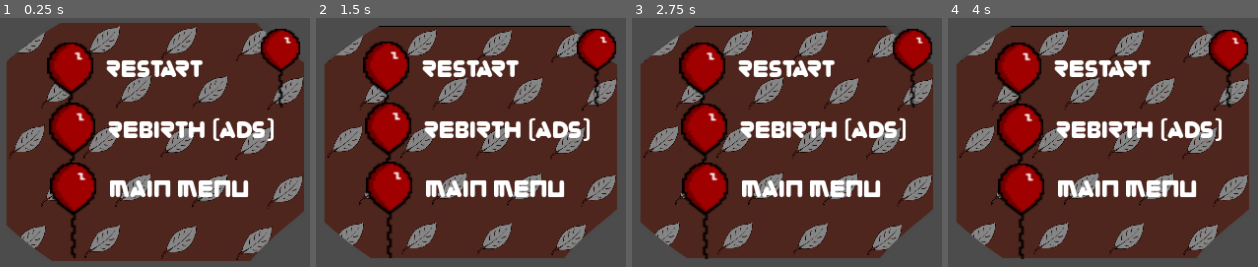
Above: before the commit, frames 1-4 (left to right).
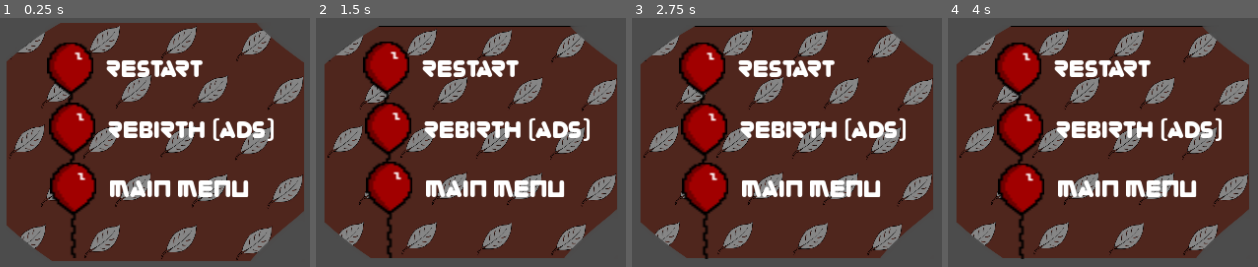
Above: after the commit, the same moments.

Repository: AldieNightStar/balloon_cat
Game: Godot game, scene res://Objects/SubMenus/GameMenu.tscn
Two runs of this game, one before a commit and one after it. Both use one fixed random seed, a clock stepped at 60 frames per second and the inputs below. This scene is started directly instead of the project's main scene.
Inputs (mouse positions are in pixels of both pictures, inside the frame that each line leads up to):
- Up to frame 1 (0.25 s): no input
- Up to frame 2 (1.5 s): tap Enter (ui_accept) at 0.5, 0.77 s; move the mouse to (outside the picture) at 0.52 s; click (outside the picture) at 0.67 s; drag from (533, 222) to (outside the picture) at 1.27 s
- Up to frame 3 (2.75 s): move the mouse to (outside the picture) at 2.02 s; click (outside the picture) at 2.17 s
- Up to frame 4 (4 s): drag from (outside the picture) to (1087, 147) at 2.77 s; move the mouse to (outside the picture) at 3.52 s; click (outside the picture) at 3.67 s; tap Enter (ui_accept) at 3.77 s

The runs differ from the first frame. In frame 1, 1.9% of the frame differs, in the area x 83-97%, y 4-37%; in frame 2, 1.8%; in frame 3, 1.9%; in frame 4, 1.8%.

Commit message:
Game menu fix

Diff:
--- a/Objects/LevelHolder.tscn
+++ b/Objects/LevelHolder.tscn
@@ -59,13 +59,15 @@
 	if _menu: return
 	_menu = true
 	var cat_respawn_pos = $CatRespawnPos.global_position
-	var menu = G.spawn(\"SubMenus/GameMenu\", $clayer, Vector2(225, 25))
+	var menu = load(\"res://Objects/SubMenus/GameMenu.tscn\").instance()
+	menu.global_position = Vector2(255, 25)
 	menu.cat_respawn_pos = cat_respawn_pos
 	menu.holder = self
 	menu.closeable = closeable
 	menu.coins_to_global = _cat_died
 	menu.connect(\"closed\", self, \"_menu_closed\")
 	menu.connect(\"rebirth\", self, \"_cat_reborn\")
+	$clayer.add_child(menu)
 
 func _menu_closed():
 	_menu = false
--- a/Objects/SubMenus/GameMenu.tscn
+++ b/Objects/SubMenus/GameMenu.tscn
@@ -21,6 +21,8 @@
 	$Rebirth.connect(\"pressed\", self, \"_rebirth\")
 	$MainMenu.connect(\"pressed\", self, \"_mmenu\")
 	$Close.connect(\"pressed\", self, \"_closeMenu\")
+	if (!closeable):
+		$Close.modulate.a = 0
 
 func _closeMenu():
 	if closeable:
@@ -79,7 +81,7 @@
 }
 
 [node name="Close" parent="." instance=ExtResource( 3 )]
-position = Vector2( 282.231, 10.65 )
+position = Vector2( 282.761, 11.1797 )
 scale = Vector2( 2.48586, 2.14686 )
 
 [node name="Restart" parent="." instance=ExtResource( 2 )]
